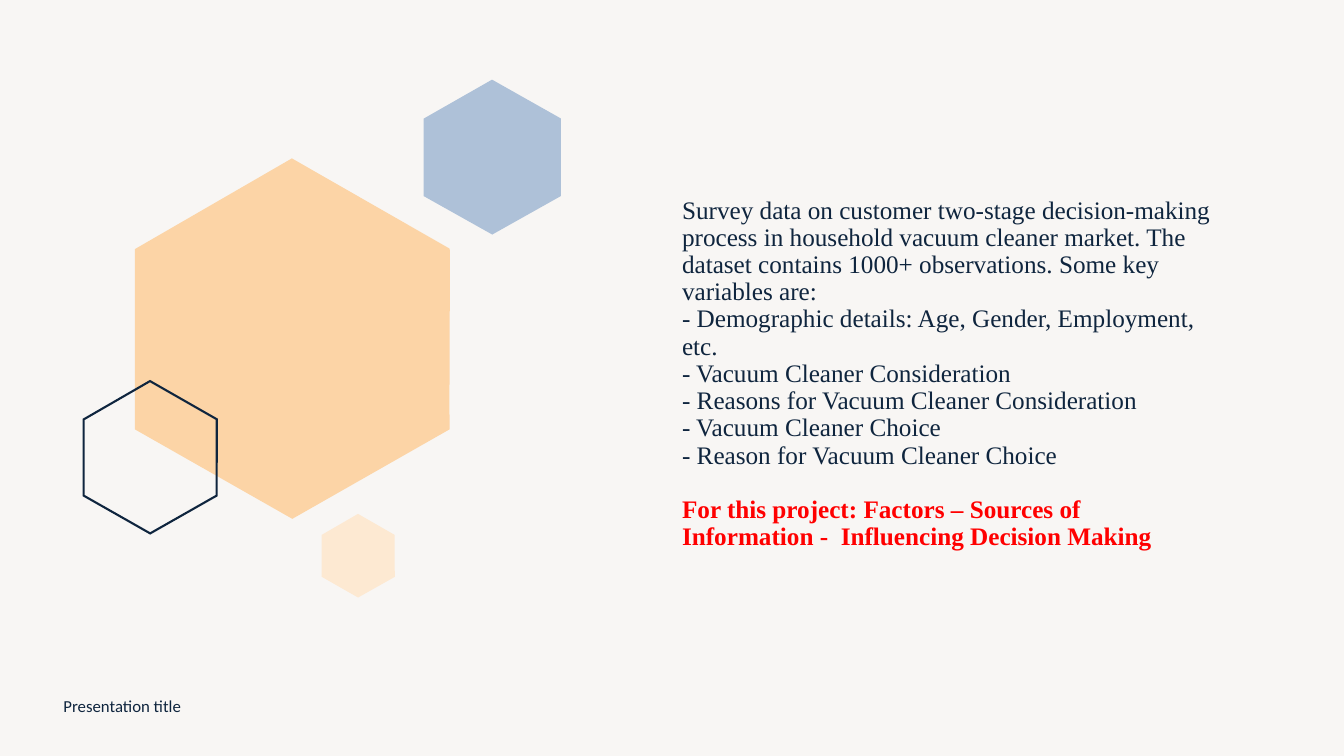
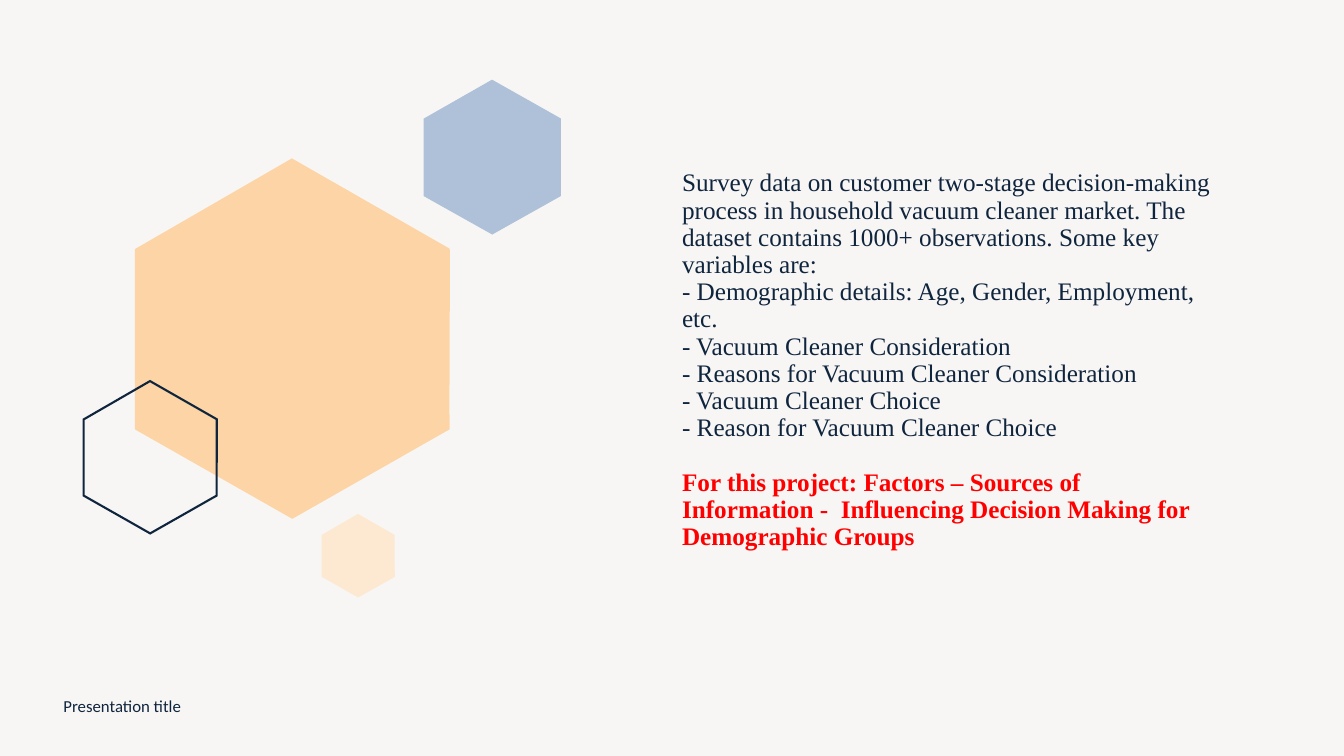
Before and after one commit to ernbilen/Data400_Fall24, a slide deck: slide 5 of Customers’ Buying Journey Analysis_Alissa.pptx. Drawn at 1344x756 pixels with LibreOffice and Linux fonts; fonts in the diff are those of the drawing. Boxes give left, top, right and bottom in pixels: in the first picture for what was removed or moved away, otherwise in the second. Text is boxed around its words. In the diff, an @@ line names an element or a change of style, - is before the commit and + after.

```diff
--- a/Customers’ Buying Journey Analysis_Alissa.pptx
+++ b/Customers’ Buying Journey Analysis_Alissa.pptx
@@ title at [682,173,1210,551]: text changed @@
-Survey data on customer two-stage decision-making process in household vacuum cleaner market. The dataset contains 1000+ observations. Some key variables are:
-- Demographic details: Age, Gender, Employment, etc.
-- Vacuum Cleaner Consideration
-- Reasons for Vacuum Cleaner Consideration
-- Vacuum Cleaner Choice
-- Reason for Vacuum Cleaner Choice
-For this project: Factors – Sources of Information - Influencing Decision Making
+Survey data on customer two-stage decision-making process in household vacuum cleaner market. The dataset contains 1000+ observations. Some key variables are:
+- Demographic details: Age, Gender, Employment, etc.
+- Vacuum Cleaner Consideration
+- Reasons for Vacuum Cleaner Consideration
+- Vacuum Cleaner Choice
+- Reason for Vacuum Cleaner Choice
+For this project: Factors – Sources of Information - Influencing Decision Making for Demographic Groups
```
Also in this commit, not shown: 2 other slides changed, 2 slides removed.
